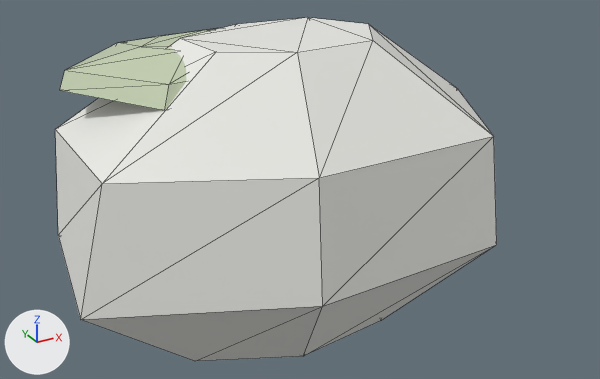
The glTF model xia-ai-town/assets/hd2d/props/lichen_rock.glb: old version first, new version second.
One viewpoint serves both versions: a 50 mm camera at (-1.35, -2.58, 1.84) aimed at (0.05, -0.04, 0.57). The lights are fixed; the arrows at lower left show +X, +Y and +Z. The first picture is the older version. Mesh edges are drawn as thin lines. Vertices at exactly the same position are counted once.

The first picture shows 'lichen_rock'.
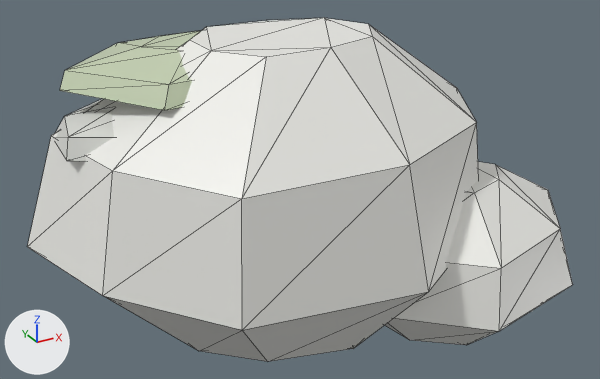
Pixel boxes (x1, y1, x2, y2) of what changed, in the pictures (600 x 379 px; the box of a moved part takes in the faces that stretch with it):
'lichen_rock', reshaped (23% wider)
    before: (55, 17, 497, 361)
    after: (27, 18, 573, 361)
part 1 of me_lichen_rock, added
    after: (385, 162, 573, 345)
part 2 of me_lichen_rock, added
    after: (56, 99, 114, 161)
part 3 of me_lichen_rock, moved or reshaped
    before: (55, 17, 496, 361)
    after: (27, 18, 428, 361)

The change in detail:
Material 'XIA_P3_stone' (mat_xia_p3_stone) is new.
Its base color is (0.72, 0.73, 0.69) (light grey #ddded8).
Its roughness is 0.4.
me_lichen_rock is used by ob_lichen_rock; location (0.0, 0.0, 0.0).
me_lichen_rock had 52 vertices, 96 faces and spanned x -0.88..0.84, y -0.61..0.64, z 0.05..1.16.
me_lichen_rock now has 116 vertices, 216 faces and spans x -0.92..1.14, y -0.77..0.64, z 0.02..1.16.
me_lichen_rock part 1: a new loose piece of 28 vertices spanning x 0.06..1.14, y -0.77..0.12, z 0.02..0.63, in mat_xia_p3_rock (white #efefea).
me_lichen_rock part 2: a new loose piece of 28 vertices spanning x -0.8..-0.03, y -0.17..0.42, z 0.77..0.97, in mat_xia_p3_stone (light grey #ddded8).
Part 3, on me_lichen_rock:
4 vertices are removed from x -0.39..0.22, y -0.33..0.21, z 0.05..1.16.
25 faces are deleted.
20 vertices move from x -0.88..0.62, y -0.61..0.64, z 0.05..1.16 to x -0.47..0.76, y -0.7..0.64, z 0.05..1.16.
12 vertices are added at x -0.92..0.27, y -0.38..0.29, z 0.05..1.16.
41 new faces join them, mat_xia_p3_rock (white #efefea).
me_lichen_rock gains material mat_xia_p3_stone (light grey #ddded8).
